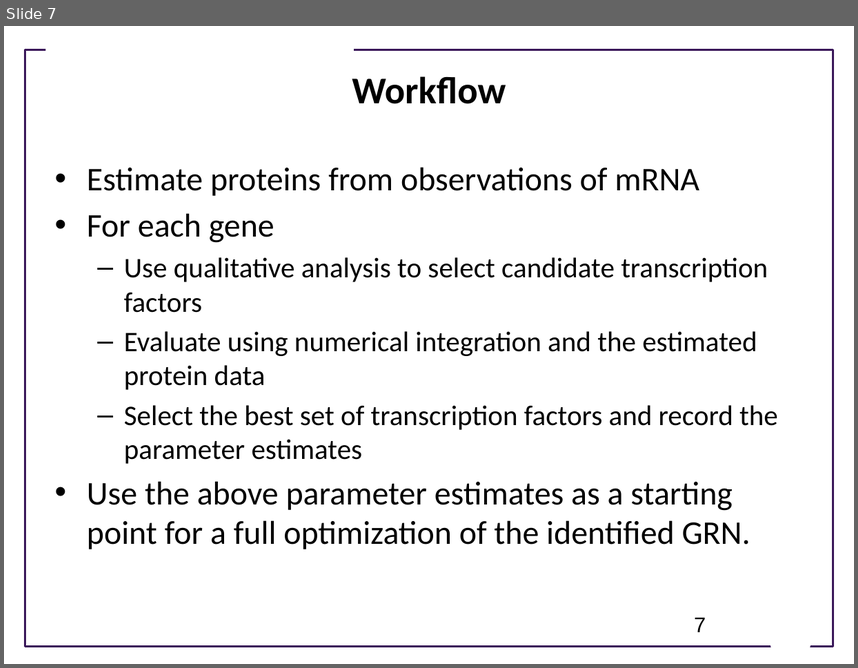
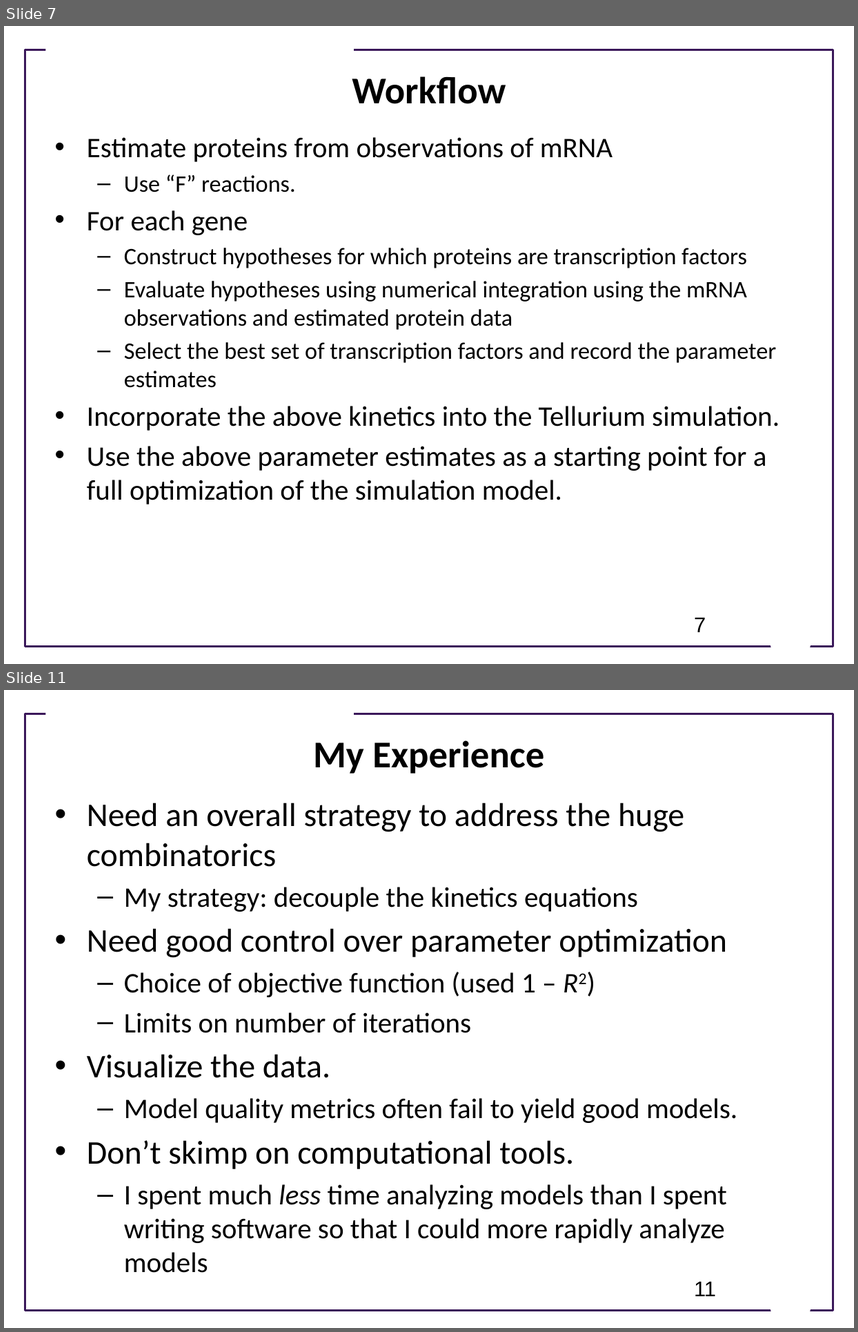
Before and after one commit to ModelEngineering/advancing-biomedical-models, a slide deck: ModelingGame/Summary of Approach to Modeling Game.pptx. Shown one above the other, each under a label of ours: slide 7 before the commit, slides 7 and 11 after it; the slides between them are not shown. The pictures are 858x668 and 858x1332 pixels, drawn with LibreOffice and Linux fonts; fonts in the diff are those of the drawing; background and template pictures are left out. Boxes give left, top, right and bottom in pixels: in the first picture for what was removed or moved away, otherwise in the second. Text is boxed around its words. In the diff, an @@ line names an element or a change of style, - is before the commit and + after.

```diff
--- a/ModelingGame/Summary of Approach to Modeling Game.pptx
+++ b/ModelingGame/Summary of Approach to Modeling Game.pptx
@@ slide 11 added at bbox=[4, 690, 854, 1328], background #FFFFFF; not listed: 3 template elements that a slide beside it also shows @@
@@ title added at bbox=[313, 740, 544, 773], 32 pt, text #000000, bold @@
+My Experience
@@ text added at bbox=[87, 802, 737, 1272], 24 pt, text #000000 @@
+• Need an overall strategy to address the huge combinatorics
+  – My strategy: decouple the kinetics equations
+• Need good control over parameter optimization
+  – Choice of objective function (used 1 – R2)
+  – Limits on number of iterations
+• Visualize the data.
+  – Model quality metrics often fail to yield good models.
+• Don’t skimp on computational tools.
+  – I spent much less time analyzing models than I spent writing software so that I could more rapidly analyze models
@@ page number added at bbox=[694, 1281, 716, 1296], 18 pt, text #000000 @@
+11
@@ slide 7 changed as well @@
@@ text "Estimate proteins from observations of ...": place and size @@
-text "Estimate proteins from observations of ..." at bbox=[87, 167, 778, 549]
+text "Estimate proteins from observations of ..." at bbox=[87, 137, 780, 504]
@@ text at bbox=[87, 137, 776, 388]: size 28 to 24 pt in "Estimate proteins from observations of mRNA", "For each gene"; size 24 to 20 pt in "Select the best set of transcription factors ..." @@
@@ text at bbox=[124, 174, 296, 192]: paragraph added @@
+  – Use “F” reactions.
@@ text at bbox=[124, 247, 747, 330]: text changed; size 24 to 20 pt @@
-  – Use qualitative analysis to select candidate transcription factors
-  – Evaluate using numerical integration and the estimated protein data
+  – Construct hypotheses for which proteins are transcription factors
+  – Evaluate hypotheses using numerical integration using the mRNA observations and estimated protein data
@@ text at bbox=[87, 405, 780, 504]: text changed; size 28 to 24 pt @@
-• Use the above parameter estimates as a starting point for a full optimization of the identified GRN.
+• Incorporate the above kinetics into the Tellurium simulation.
+• Use the above parameter estimates as a starting point for a full optimization of the simulation model.
```
Also in this commit, not shown: 4 other slides changed, 5 other slides added, 3 slides removed.
